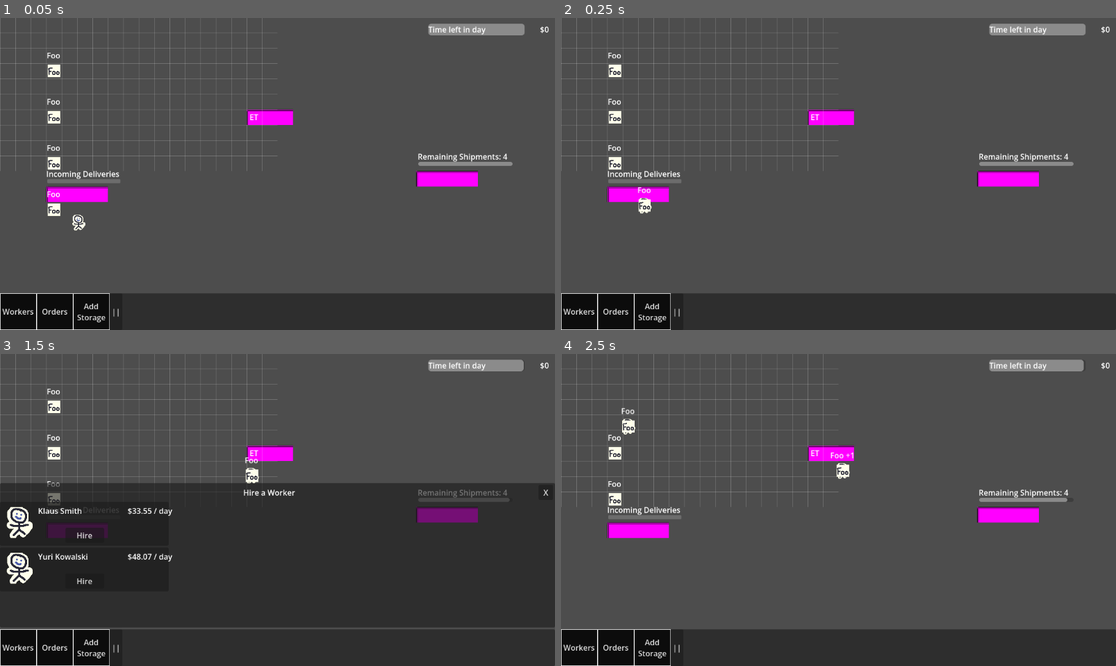
Above: before the commit, frames 1-4 (two rows, left to right).
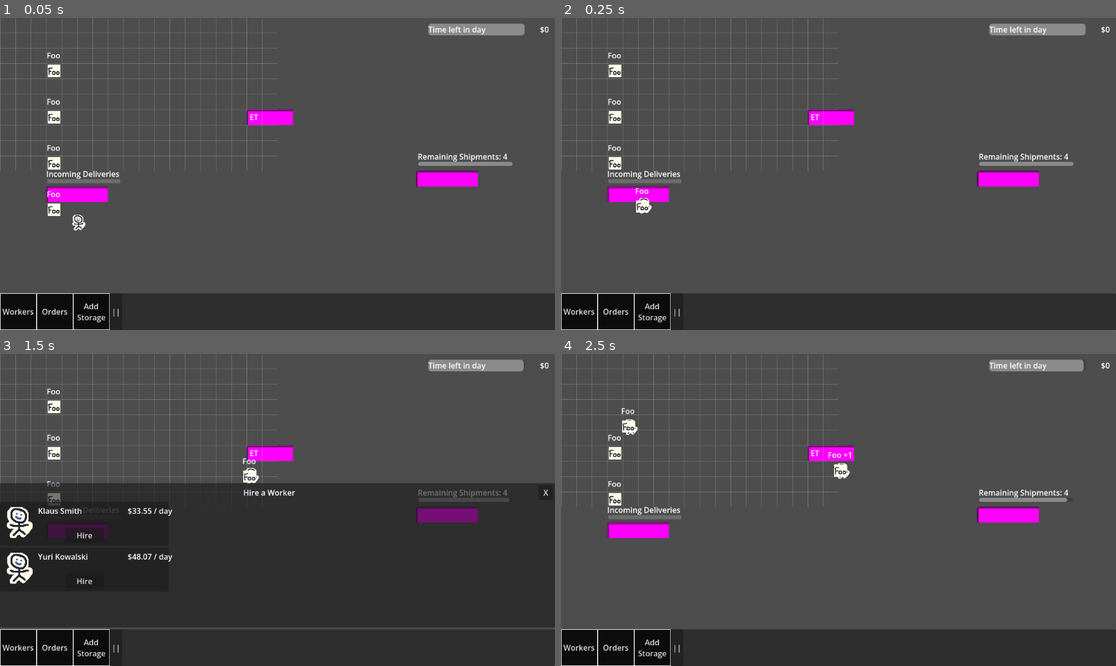
Above: after the commit, the same moments.

Repository: wpuerner/fantasy_factory
Game: Godot game, scene res://scenes/main.tscn
The game is run twice, just before and just after one commit, with the same random seed, the same clock (stepped at 60 frames per second) and the same inputs.
Inputs:
- Up to frame 1 (0.05 s): no input
- Up to frame 2 (0.25 s): no input
- Up to frame 3 (1.5 s): click "Workers" at 0.5 s; click "Hire New Worker" at 1.25 s
- Up to frame 4 (2.5 s): click "Hire" at 2 s

Frame 1 is identical in both runs. In frame 2, 0.1% of the frame differs, in the area x 13-17%, y 54-63%; in frame 3, 0.1%; in frame 4, 0.2%, in the area x 11-53%, y 20-40%.

Commit message:
refactor behaviors into more strict hierarchy

Diff:
--- a/resources/reservation/reservation_resource.gd
+++ b/resources/reservation/reservation_resource.gd
@@ -3,15 +3,12 @@
 var _reservations: Dictionary = {}  # Object -> Node2D (worker)
 
 func reserve(obj: Object, worker: Node2D) -> bool:
-	print("reserving ", obj, " for worker ", worker.name)
 	if is_reserved_by_other(obj, worker):
-		print("object ", obj, " was already reserved")
 		return false
 	_reservations[obj] = worker
 	return true
 
 func release(obj: Object, worker: Node2D) -> void:
-	print("releasing ", obj, " for worker ", worker.name)
 	if _reservations.get(obj) == worker:
 		_reservations.erase(obj)
 
@@ -35,5 +32,4 @@
 	if obj not in _reservations:
 		return false
 	var reserver: Node2D = _reservations.get(obj)
-	print("checking reserver ", reserver, " is same as worker ", worker)
 	return is_instance_valid(reserver) and reserver != worker
--- a/scenes/behaviors/task/carry/carry_task_behavior.gd
+++ b/scenes/behaviors/task/carry/carry_task_behavior.gd
@@ -2,69 +2,35 @@
 
 @export var navigation_agent: NavigationAgent2D
 
-@onready var worker = get_parent()
-
 const INVALID_DESTINATION: Vector2 = Vector2(-100, -100)
 
 var grid_resource: GridResource = preload("res://resources/grid/grid_resource.tres")
-var reservation_resource: ReservationResource = preload("res://resources/reservation/reservation_resource.tres")
-var from_node
-var to_node
-var held_item: Item
-var state: State = State.WAITING
+var _from
+var _to
+var _held_item: Item
+var state: State = State.PICKING_UP
+var _worker: Node2D
 
-enum State {WAITING, PICKING_UP, DROPPING_OFF}
+enum State {PICKING_UP, DROPPING_OFF}
 
 
-func start(from, to) -> bool:
-	if !is_instance_valid(from):
-		return false
-	if !is_instance_valid(to):
-		return false
-	if !is_instance_valid(from.get_item()):
-		return false
-	if not reservation_resource.reserve(from, worker):
-		return false
-	if not reservation_resource.reserve(to, worker):
-		_abort()
-		return false
-
-	from_node = from
-	to_node = to
-	navigation_agent.target_position = grid_resource.get_adjacent_open_cell_position(from_node, worker)
+func start(worker, from, to) -> bool:
+	_worker = worker
+	_from = from
+	_to = to
+	navigation_agent.target_position = grid_resource.get_adjacent_open_cell_position(_from, worker)
 	state = State.PICKING_UP
 	return true
 
-func _abort() -> void:
-	_release_all()
-	state = State.WAITING
-	completed.emit(false)
-
-func _release_all() -> void:
-	if from_node:
-		reservation_resource.release(from_node, worker)
-		from_node = null
-	if to_node:
-		reservation_resource.release(to_node, worker)
-		to_node = null
-
-func _physics_process(_delta: float) -> void:
+func update(worker: Node2D, _delta: float) -> void:
 	if state == State.PICKING_UP:
 		if navigation_agent.is_target_reached():
-			held_item = from_node.pop_item()
-			if !is_instance_valid(held_item):
-				_abort()
-				return
-			reservation_resource.release(from_node, worker)
-			navigation_agent.target_position = grid_resource.get_adjacent_open_cell_position(to_node, get_parent())
+			_held_item = _from.pop_item()
+			navigation_agent.target_position = grid_resource.get_adjacent_open_cell_position(_to, get_parent())
 			state = State.DROPPING_OFF
 	elif state == State.DROPPING_OFF:
-		if !is_instance_valid(held_item):
-			_abort()
-			return
-		held_item.global_position = get_parent().global_position
+		_held_item.global_position = get_parent().global_position
 		if navigation_agent.is_target_reached():
-			to_node.drop_item(held_item)
-			held_item = null
-			state = State.WAITING
+			_to.drop_item(_held_item)
+			_held_item = null
 			completed.emit(true)
--- a/scenes/behaviors/task/enchant/enchant_task_behavior.gd
+++ b/scenes/behaviors/task/enchant/enchant_task_behavior.gd
@@ -3,16 +3,19 @@
 @export var work_task_behavior: TaskBehavior
 @export var worktables_resource: WorktablesResource
 
-
-func start() -> bool:
+func start(worker) -> bool:
 	var enchanting_tables: Array = worktables_resource.get_enchanting_tables()
 	for enchanting_table: Node2D in enchanting_tables:
 		if not enchanting_table.has_ticket():
 			continue
-		if work_task_behavior.start(enchanting_table):
+		if work_task_behavior.start(worker, enchanting_table):
+			work_task_behavior.completed.connect(_on_work_task_behavior_completed)
 			return true
 	return false
 
+func update(worker, delta):
+	work_task_behavior.update(worker, delta)
 
 func _on_work_task_behavior_completed(was_successful: bool) -> void:
+	work_task_behavior.completed.disconnect(_on_work_task_behavior_completed)
 	completed.emit(was_successful)
--- a/scenes/behaviors/task/haul/haul_task_behavior.gd
+++ b/scenes/behaviors/task/haul/haul_task_behavior.gd
@@ -7,24 +7,41 @@
 @export var item_resource: ItemResource
 @export var reservation_resource: ReservationResource
 
-var state: State = State.IDLE
+var _worker: Node2D
+var _from
+var _to
 
-enum State {IDLE, HAULING}
-
-func start() -> bool:
-	if state != State.IDLE:
-		return false
-
-	var worker: Node2D = get_parent()
-	var haul_job: Dictionary = _find_haul_job(worker)
+func start(worker: Node2D) -> bool:
+	_worker = worker
+	var haul_job: Dictionary = _find_haul_job(_worker)
 	if haul_job.is_empty():
 		return false
 
-	if not carry_task_behavior.start(haul_job.source, haul_job.target):
+	_from = haul_job.source
+	_to = haul_job.target
+
+	if not (reservation_resource.reserve(_from, _worker) and reservation_resource.reserve(_to, _worker)):
+		_release_reservations()
 		return false
 
-	state = State.HAULING
+	if not carry_task_behavior.start(worker, haul_job.source, haul_job.target):
+		_release_reservations()
+		return false
+
+	carry_task_behavior.completed.connect(_on_carry_task_behavior_completed)
+
 	return true
+
+func update(worker, delta):
+	carry_task_behavior.update(worker, delta)
+
+func _release_reservations():
+	if _from:
+		reservation_resource.release(_from, _worker)
+		_from = null
+	if _to:
+		reservation_resource.release(_to, _worker)
+		_to = null
 
 func _find_haul_job(worker: Node2D) -> Dictionary:
 	var sorted_areas: Array = storage_areas_resource.storage_areas.duplicate()
@@ -74,7 +91,6 @@
 	return null
 
 func _on_carry_task_behavior_completed(was_successful: bool) -> void:
-	if state != State.HAULING:
-		return
-	state = State.IDLE
+	carry_task_behavior.completed.disconnect(_on_carry_task_behavior_completed)
+	_release_reservations()
 	completed.emit(was_successful)
--- a/scenes/behaviors/task/work/work_task_behavior.gd
+++ b/scenes/behaviors/task/work/work_task_behavior.gd
@@ -6,20 +6,23 @@
 var grid_resource: GridResource = preload("res://resources/grid/grid_resource.tres")
 var storage_areas_resource: StorageAreasResource = preload("res://resources/storage_areas/storage_areas_resource.tres")
 var reservation_resource: ReservationResource = preload("res://resources/reservation/reservation_resource.tres")
-var state: State = State.WAITING
+var state: State = State.GATHERING_INPUTS
 var work_cooldown_ticks: int = 0
 
-@onready var _worker = get_parent()
+var _worker: Node2D
 var _workbench: Node2D
+var _input_item_container
+var _storage_container
 
-enum State {WAITING, GATHERING_INPUTS, GOING_TO_WORK, WORKING, STORING_OUTPUTS}
+enum State {GATHERING_INPUTS, GOING_TO_WORK, WORKING, STORING_OUTPUTS}
 
 const MAX_WORK_COOLDOWN_TICKS: int = 4
 
+## need to fix reservation system so objects are reserved in the correct way
+## release reservation on input item containers but not workbench
 
-func start(workbench) -> bool:
-	if state != State.WAITING:
-		return false
+func start(worker, workbench) -> bool:
+	_worker = worker
 	if not reservation_resource.reserve(_workbench, _worker):
 		return false
 	_workbench = workbench
@@ -34,9 +37,14 @@
 
 	var input_item: Item = grid_resource.find_nearest_item(_workbench.get_input_item_name(), _worker.global_position)
 	if is_instance_valid(input_item):
-		if input_item.container == null or not carry_task_behavior.start(input_item.container, _workbench):
+		_input_item_container = input_item.container
+		if not reservation_resource.reserve(_input_item_container, _worker):
 			_abort()
 			return false
+		if not carry_task_behavior.start(_worker, input_item.container, _workbench):
+			_abort()
+			return false
+		carry_task_behavior.completed.connect(_on_gathering_inputs_completed)
 		state = State.GATHERING_INPUTS
 		return true
 	else:
@@ -44,14 +52,21 @@
 		_abort()
 		return false
 
-func _release_workbench() -> void:
+func _release_reservations() -> void:
 	if _workbench:
 		reservation_resource.release(_workbench, _worker)
 		_workbench = null
-	state = State.WAITING
+	if _input_item_container:
+		reservation_resource.release(_input_item_container, _worker)
+		_input_item_container = null
+	if _storage_container:
+		reservation_resource.release(_storage_container, _worker)
+		_storage_container = null
 
-func _physics_process(_delta: float) -> void:
-	if state == State.GOING_TO_WORK:
+func update(worker, delta: float) -> void:
+	if state == State.GATHERING_INPUTS:
+		carry_task_behavior.update(worker, delta)
+	elif state == State.GOING_TO_WORK:
 		if navigation_agent.is_navigation_finished():
 			_workbench.complete.connect(_on_work_complete)
 			state = State.WORKING
@@ -64,19 +79,23 @@
 			work_cooldown_ticks = MAX_WORK_COOLDOWN_TICKS
 		else:
 			work_cooldown_ticks -= 1
+	elif state == State.STORING_OUTPUTS:
+		carry_task_behavior.update(worker, delta)
 
 func _on_work_complete() -> void:
 	_workbench.complete.disconnect(_on_work_complete)
-	var worker: Node2D = get_parent()
 
-	var storage_cell = _find_available_storage_cell()
-	if storage_cell == null:
-		storage_cell = grid_resource.find_nearest_open_cell(worker.global_position)
-
-	if not carry_task_behavior.start(_workbench, storage_cell):
+	var _storage_container = _find_available_storage_cell()
+	if _storage_container == null:
+		_storage_container = grid_resource.find_nearest_open_cell(_worker.global_position)
+	if not reservation_resource.reserve(_storage_container, _worker):
+		_abort()
+		return
+	if not carry_task_behavior.start(_worker, _workbench, _storage_container):
 		_abort()
 		return
 
+	carry_task_behavior.completed.connect(_on_storing_outputs_completed)
 	state = State.STORING_OUTPUTS
 
 
@@ -97,18 +116,20 @@
 	return null
 
 func _abort() -> void:
-	_release_workbench()
+	_release_reservations()
 	completed.emit(false)
 
-func _on_carry_task_behavior_completed(was_successful: bool) -> void:
+func _on_gathering_inputs_completed(was_successful: bool) -> void:
+	carry_task_behavior.completed.disconnect(_on_gathering_inputs_completed)
+
 	if not was_successful:
-		if state == State.GATHERING_INPUTS or state == State.STORING_OUTPUTS:
-			_abort()
+		_abort()
 		return
+	else:
+		_start()
 
-	if state == State.GATHERING_INPUTS:
-		if not _start():
-			_abort()
-	elif state == State.STORING_OUTPUTS:
-		_release_workbench()
-		completed.emit(true)
+func _on_storing_outputs_completed(was_successful: bool) -> void:
+	carry_task_behavior.completed.disconnect(_on_storing_outputs_completed)
+
+	_release_reservations()
+	completed.emit(was_successful)
--- a/scenes/worker/worker.gd
+++ b/scenes/worker/worker.gd
@@ -8,28 +8,25 @@
 const SPEED: float = 300.0
 
 var daily_wage: float = 5.0
-var state: State = State.WAITING
 
-enum State {WAITING, DOING_TASK}
+var _current_behavior: TaskBehavior
 
 func _ready() -> void:
 	worker_resource.register_worker(self)
 
 func _physics_process(delta: float) -> void:
-	if state == State.WAITING:
-		if enchant_task_behavior.start():
-			state = State.DOING_TASK
-			return
-		if haul_task_behavior.start():
-			state = State.DOING_TASK
-			return
+	if !is_instance_valid(_current_behavior):
+		if enchant_task_behavior.start(self):
+			_current_behavior = enchant_task_behavior
+		elif haul_task_behavior.start(self):
+			_current_behavior = haul_task_behavior
+		if is_instance_valid(_current_behavior):
+			_current_behavior.completed.connect(_on_current_behavior_completed)
+	else:
+		_current_behavior.update(self, delta)
 
 	if !$NavigationAgent2D.is_target_reached():
 		global_position = global_position.move_toward($NavigationAgent2D.get_next_path_position(), SPEED * delta)
 
-
-func _on_enchant_task_behavior_completed(_was_successful: bool) -> void:
-	state = State.WAITING
-
-func _on_haul_task_behavior_completed(_was_successful: bool) -> void:
-	state = State.WAITING
+func _on_current_behavior_completed(was_successful: bool):
+	_current_behavior = null
--- a/scenes/worker/worker.tscn
+++ b/scenes/worker/worker.tscn
@@ -55,8 +55,3 @@
 reservation_resource = ExtResource("11_304bw")
 
 [connection signal="input_event" from="Area2D" to="." method="_on_area_2d_input_event"]
-[connection signal="completed" from="EnchantTaskBehavior" to="." method="_on_enchant_task_behavior_completed"]
-[connection signal="completed" from="WorkTaskBehavior" to="EnchantTaskBehavior" method="_on_work_task_behavior_completed"]
-[connection signal="completed" from="CarryTaskBehavior" to="WorkTaskBehavior" method="_on_carry_task_behavior_completed"]
-[connection signal="completed" from="CarryTaskBehavior" to="HaulTaskBehavior" method="_on_carry_task_behavior_completed"]
-[connection signal="completed" from="HaulTaskBehavior" to="." method="_on_haul_task_behavior_completed"]
